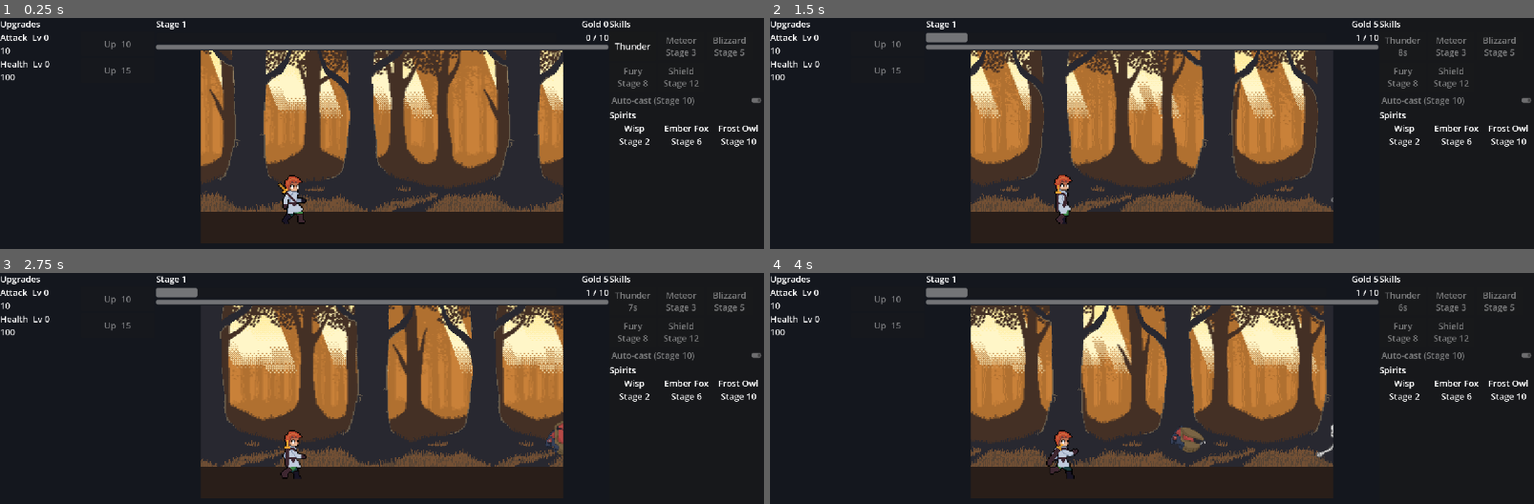
Above: before the commit, frames 1-4 (two rows, left to right).
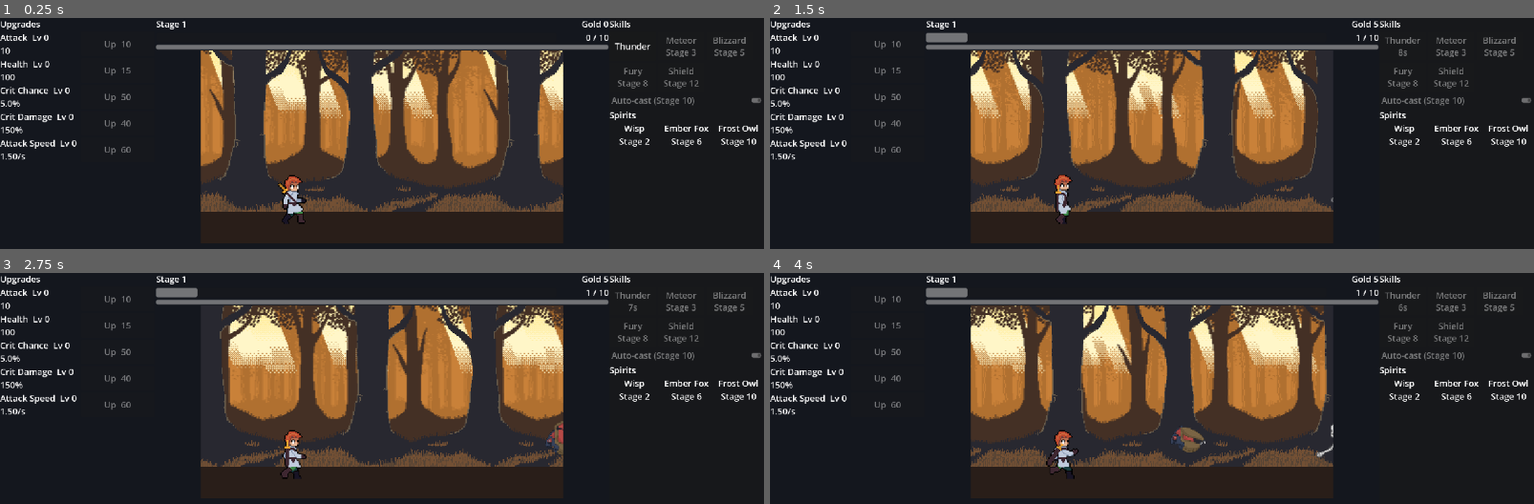
Above: after the commit, the same moments.

Repository: kevelscy/kevelscy-slayer-game
Game: Godot game, scene res://main/main.tscn
The game is run twice, just before and just after one commit, with the same random seed, the same clock (stepped at 60 frames per second) and the same inputs.
Inputs (mouse positions are in pixels of both pictures, inside the frame that each line leads up to):
- Up to frame 1 (0.25 s): no input
- Up to frame 2 (1.5 s): click "Thunder" at 0.5 s; click "Thunder" at 1.25 s
- Up to frame 3 (2.75 s): tap Enter at 2, 2.1 s; move the mouse to (550, 464) at 2.02 s; click (550, 464) at 2.17 s
- Up to frame 4 (4 s): drag from (outside the picture) to (outside the picture) at 2.77 s; move the mouse to (1228, 393) at 3.52 s; tap Alt at 3.6 s; click (1228, 393) at 3.67 s

The runs differ from the first frame. In frame 1, 0.7% of the frame differs, in the area x 0-18%, y 29-62%; in frame 2, 0.7%; in frame 3, 0.7%; in frame 4, 0.7%.

Commit message:
feat(ui): list crit and attack speed upgrades with a max state

Diff:
--- /dev/null
+++ b/client/tests/unit/ui/test_upgrade_panel.gd
@@ -0,0 +1,53 @@
+extends GutTest
+## Upgrade rows for the scaling stats and the rate stats, including the Max state.
+
+const PANEL_SCENE: PackedScene = preload("res://ui/panels/upgrade_panel.tscn")
+
+var session: GameSession
+var panel: UpgradePanel
+
+
+func before_each() -> void:
+	session = GameSession.new()
+	panel = PANEL_SCENE.instantiate()
+	add_child_autofree(panel)
+	panel.bind(session)
+
+
+func _labels() -> Array[String]:
+	var texts: Array[String] = []
+	for row: UpgradePanel.Row in panel.rows:
+		texts.append(row.label.text)
+	return texts
+
+
+func test_lists_every_stat_with_level_and_value() -> void:
+	assert_eq(_labels(), [
+		"Attack  Lv 0\n10",
+		"Health  Lv 0\n100",
+		"Crit Chance  Lv 0\n5.0%",
+		"Crit Damage  Lv 0\n150%",
+		"Attack Speed  Lv 0\n1.50/s",
+	])
+
+
+func test_rate_button_shows_cost_and_buys() -> void:
+	var row: UpgradePanel.Row = panel.rows[2]
+	assert_eq(row.button.text, "Up  50")
+	assert_true(row.button.disabled)
+	session.wallet.add(GameSession.GOLD, BigNumber.from_float(50.0))
+	assert_false(row.button.disabled)
+	row.button.pressed.emit()
+	assert_eq(row.label.text, "Crit Chance  Lv 1\n5.5%")
+	assert_true(session.wallet.get_amount(GameSession.GOLD).is_zero())
+
+
+func test_maxed_track_shows_max_and_stays_disabled() -> void:
+	var saved: SaveData = SaveData.new()
+	saved.attack_speed_level = 75
+	session.apply_save(saved)
+	session.wallet.add(GameSession.GOLD, BigNumber.of(1.0, 100))
+	var row: UpgradePanel.Row = panel.rows[4]
+	assert_eq(row.label.text, "Attack Speed  Lv 75\n3.00/s")
+	assert_eq(row.button.text, "Max")
+	assert_true(row.button.disabled)
--- a/client/ui/panels/upgrade_panel.gd
+++ b/client/ui/panels/upgrade_panel.gd
@@ -1,31 +1,39 @@
 class_name UpgradePanel
 extends VBoxContainer
-## One row per stat upgrade: name, level, current value and a buy button priced in gold.
+## One row per stat upgrade: name, level, current value and a buy button priced in
+## gold, or "Max" once a capped track is complete.
 
 
 class Row:
 	var title: String
 	var track: UpgradeTrack
+	## Formats the track's current value for the label.
+	var value_text: Callable
 	var label: Label
 	var button: Button
 
 
+var rows: Array[Row] = []
+
 var _session: GameSession
-var _rows: Array[Row] = []
 
 
 func bind(session: GameSession) -> void:
 	_session = session
-	_add_row("Attack", session.attack_track)
-	_add_row("Health", session.health_track)
+	_add_row("Attack", session.attack_track, func() -> String: return NumberFormat.format(session.attack_track.value()))
+	_add_row("Health", session.health_track, func() -> String: return NumberFormat.format(session.health_track.value()))
+	_add_row("Crit Chance", session.crit_chance_track, func() -> String: return "%.1f%%" % (session.crit_chance_track.rate() * 100.0))
+	_add_row("Crit Damage", session.crit_damage_track, func() -> String: return "%d%%" % roundi(session.crit_damage_track.rate() * 100.0))
+	_add_row("Attack Speed", session.attack_speed_track, func() -> String: return "%.2f/s" % session.attack_speed_track.rate())
 	session.wallet.changed.connect(func(_currency: StringName, _total: BigNumber) -> void: _refresh())
 	_refresh()
 
 
-func _add_row(title: String, track: UpgradeTrack) -> void:
+func _add_row(title: String, track: UpgradeTrack, value_text: Callable) -> void:
 	var row: Row = Row.new()
 	row.title = title
 	row.track = track
+	row.value_text = value_text
 	var box: HBoxContainer = HBoxContainer.new()
 	row.label = Label.new()
 	row.label.size_flags_horizontal = Control.SIZE_EXPAND_FILL
@@ -35,7 +43,7 @@
 	box.add_child(row.label)
 	box.add_child(row.button)
 	add_child(box)
-	_rows.append(row)
+	rows.append(row)
 
 
 func _on_buy_pressed(track: UpgradeTrack) -> void:
@@ -44,8 +52,12 @@
 
 
 func _refresh() -> void:
-	for row: Row in _rows:
+	for row: Row in rows:
+		row.label.text = "%s  Lv %d\n%s" % [row.title, row.track.level, row.value_text.call()]
+		if row.track.is_maxed():
+			row.button.text = "Max"
+			row.button.disabled = true
+			continue
 		var cost: BigNumber = row.track.next_cost()
-		row.label.text = "%s  Lv %d\n%s" % [row.title, row.track.level, NumberFormat.format(row.track.value())]
 		row.button.text = "Up  %s" % NumberFormat.format(cost)
 		row.button.disabled = not _session.wallet.can_afford(GameSession.GOLD, cost)
Not shown, added: client/tests/unit/ui/test_upgrade_panel.gd.uid
Not shown, changed: README.md
